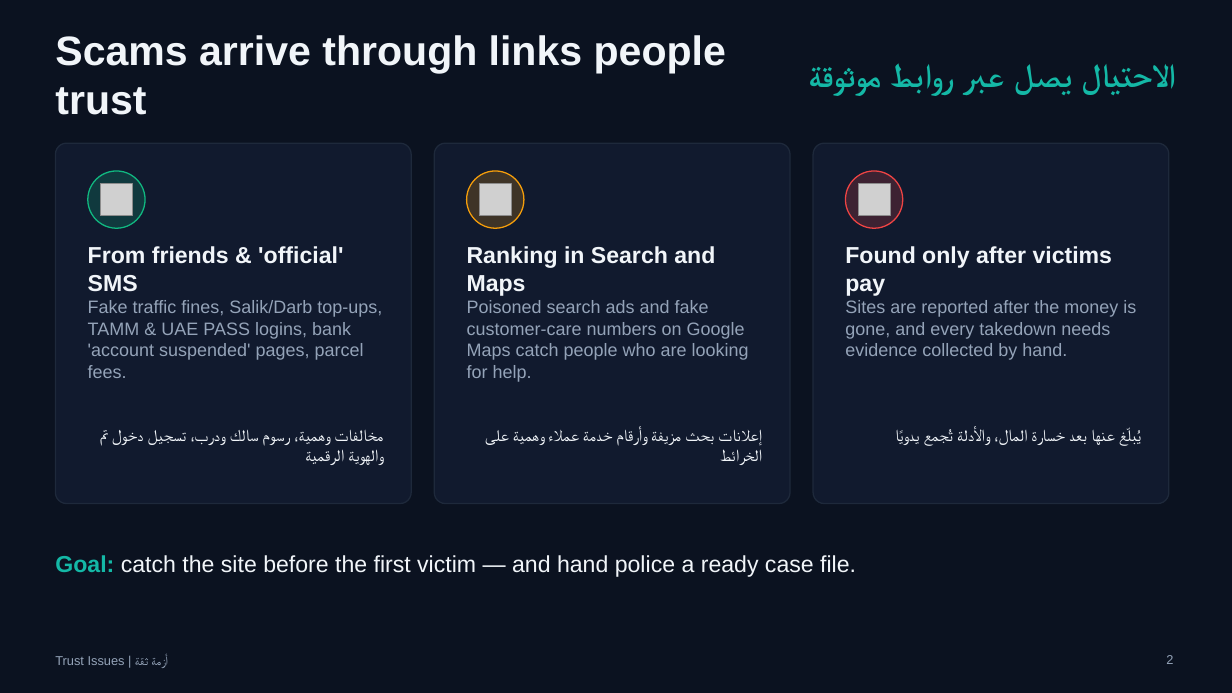
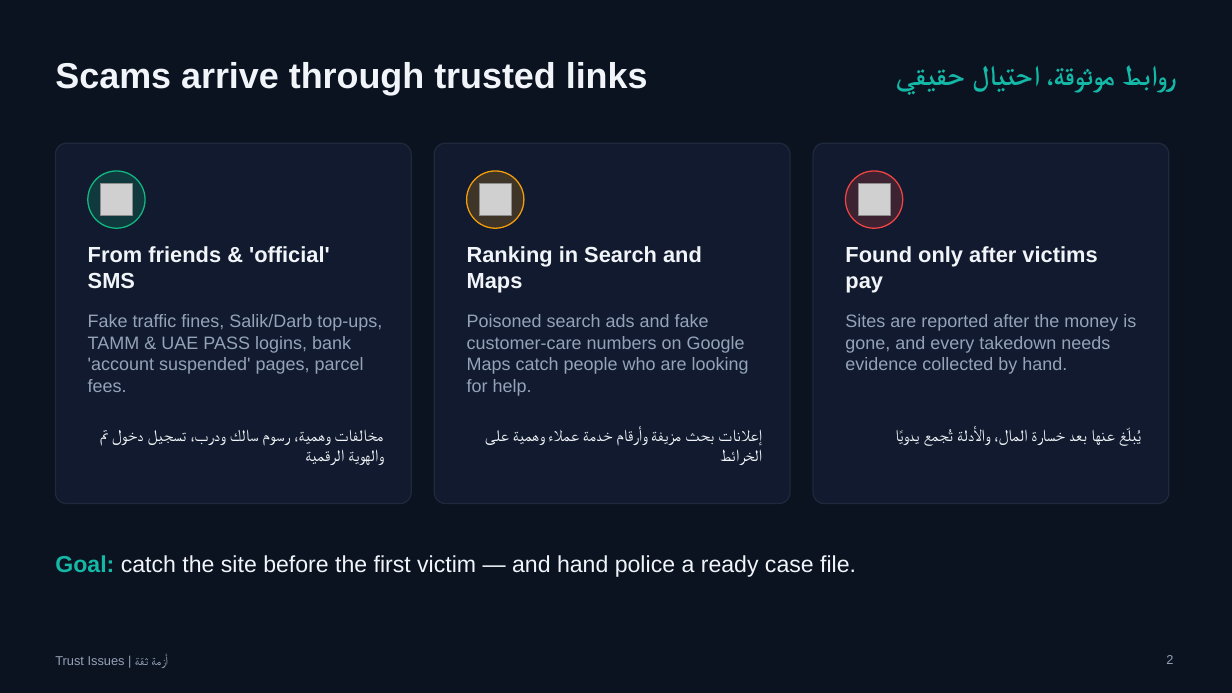
Before and after one commit to m4hdhi/trust-issues, a slide deck: slide 2 of docs/Trust-Issues-ScamShield.pptx. Drawn at 1232x693 pixels with LibreOffice and Linux fonts; fonts in the diff are those of the drawing; grey boxes stand for pictures. Boxes give left, top, right and bottom in pixels: in the first picture for what was removed or moved away, otherwise in the second. Text is boxed around its words. In the diff, an @@ line names an element or a change of style, - is before the commit and + after.

```diff
--- a/docs/Trust-Issues-ScamShield.pptx
+++ b/docs/Trust-Issues-ScamShield.pptx
@@ text at [55,62,648,95]: text changed; size 32 to 28 pt @@
-Scams arrive through links people trust
+Scams arrive through trusted links
@@ text at [1123,65,1177,93]: text changed; size 26 to 22 pt @@
-الاحتيال يصل عبر روابط موثوقة
+روابط موثوقة، احتيال حقيقي
@@ size 18 to 17 pt; vertical alignment middle to top in 3 elements at [88,246,330,289], [467,246,702,293], [845,246,1097,293] @@
@@ text "Fake traffic fines, Salik/Darb top-ups, ...": place and size @@
-text "Fake traffic fines, Salik/Darb top-ups, ..." at [88,300,382,378]
+text "Fake traffic fines, Salik/Darb top-ups, ..." at [88,314,382,392]
@@ text "Poisoned search ads and fake ...": place and size @@
-text "Poisoned search ads and fake ..." at [467,300,749,382]
+text "Poisoned search ads and fake ..." at [467,314,749,396]
@@ text "Sites are reported after the ...": place and size @@
-text "Sites are reported after the ..." at [845,300,1136,360]
+text "Sites are reported after the ..." at [845,314,1136,374]
```
Also in this commit, not shown: 8 other slides changed, 1 other file.
